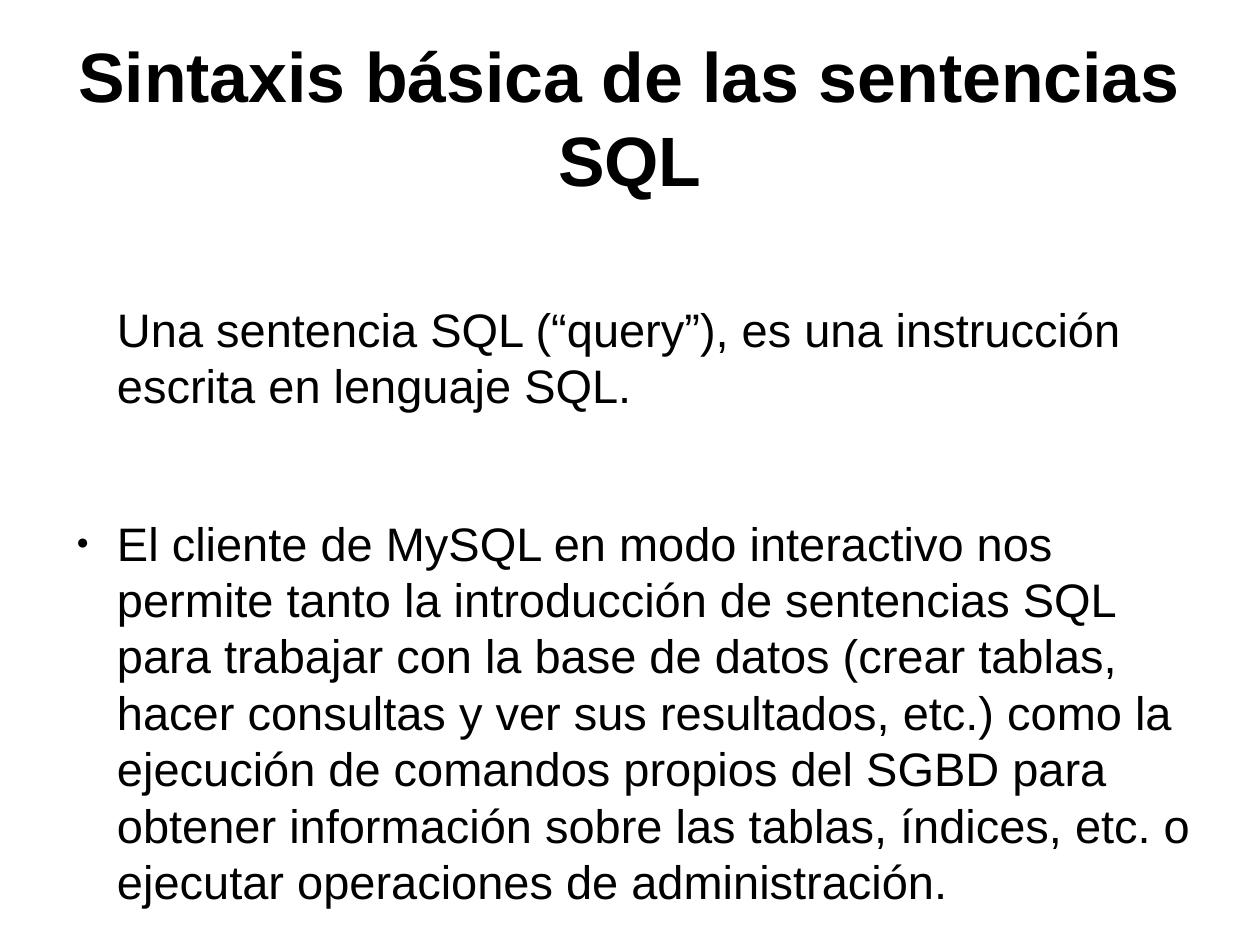
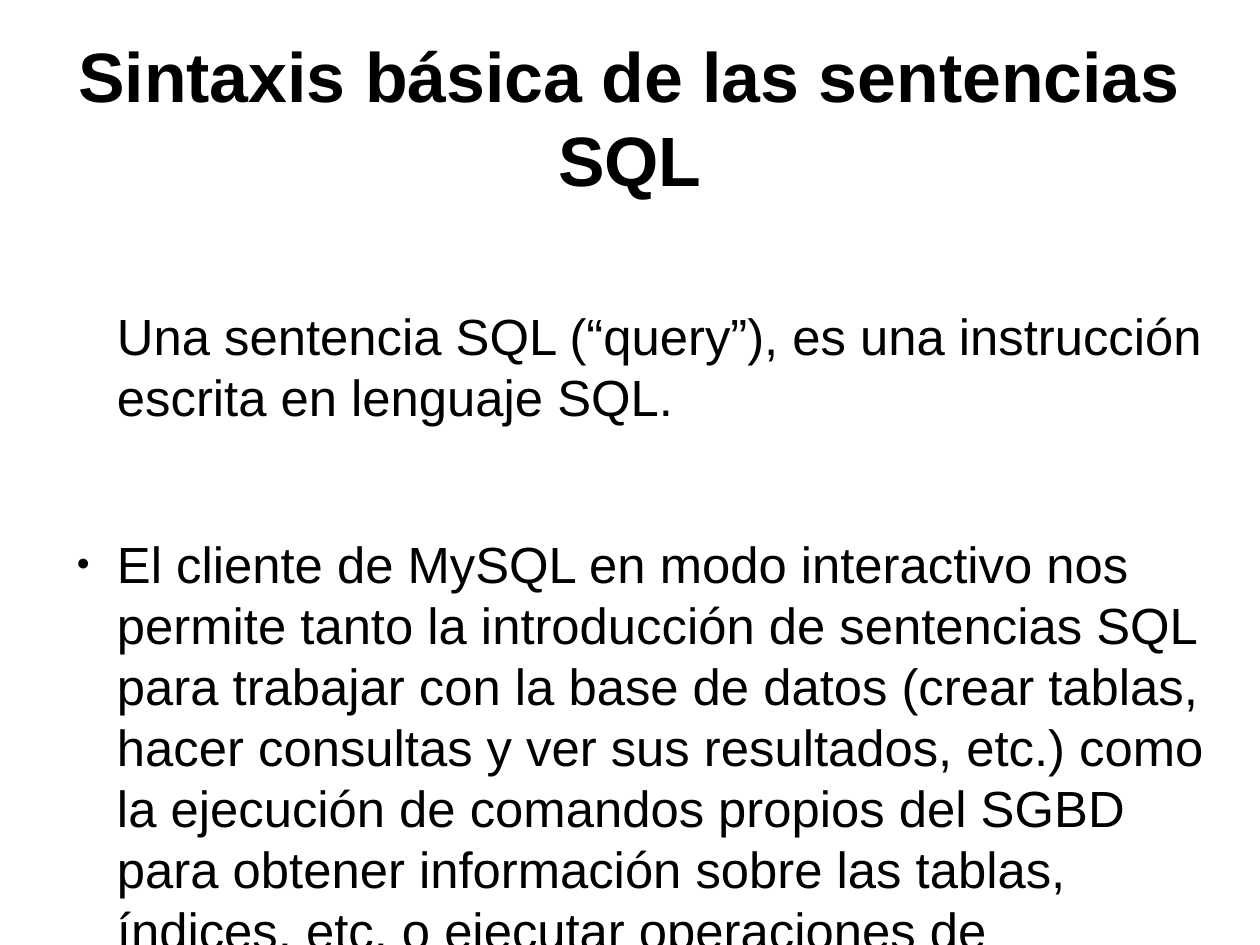
Before and after one commit to javacasm/CursoPythonCompleto, a slide deck: slide 16 of Base_de_Datos/BaseDeDatosPython.odp. Drawn at 1260x945 pixels with LibreOffice and Linux fonts; fonts in the diff are those of the drawing. Boxes give left, top, right and bottom in pixels: in the first picture for what was removed or moved away, otherwise in the second. Text is boxed around its words. In the diff, an @@ line names an element or a change of style, - is before the commit and + after.

Commit message:
Modificando Base Datos

```diff
--- a/Base_de_Datos/BaseDeDatosPython.odp
+++ b/Base_de_Datos/BaseDeDatosPython.odp
@@ text "Una sentencia SQL (“query”), es ..." at <box>117,317,1203,898</box>: size 29.6 to 32 pt @@
```
Also in this commit, not shown: 17 other slides changed, 4 other files.
